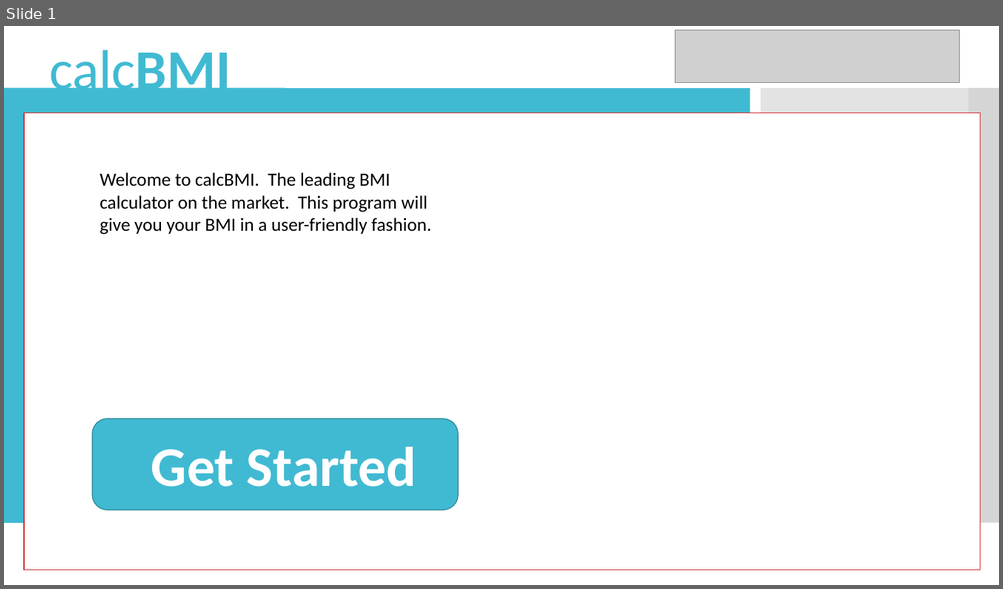
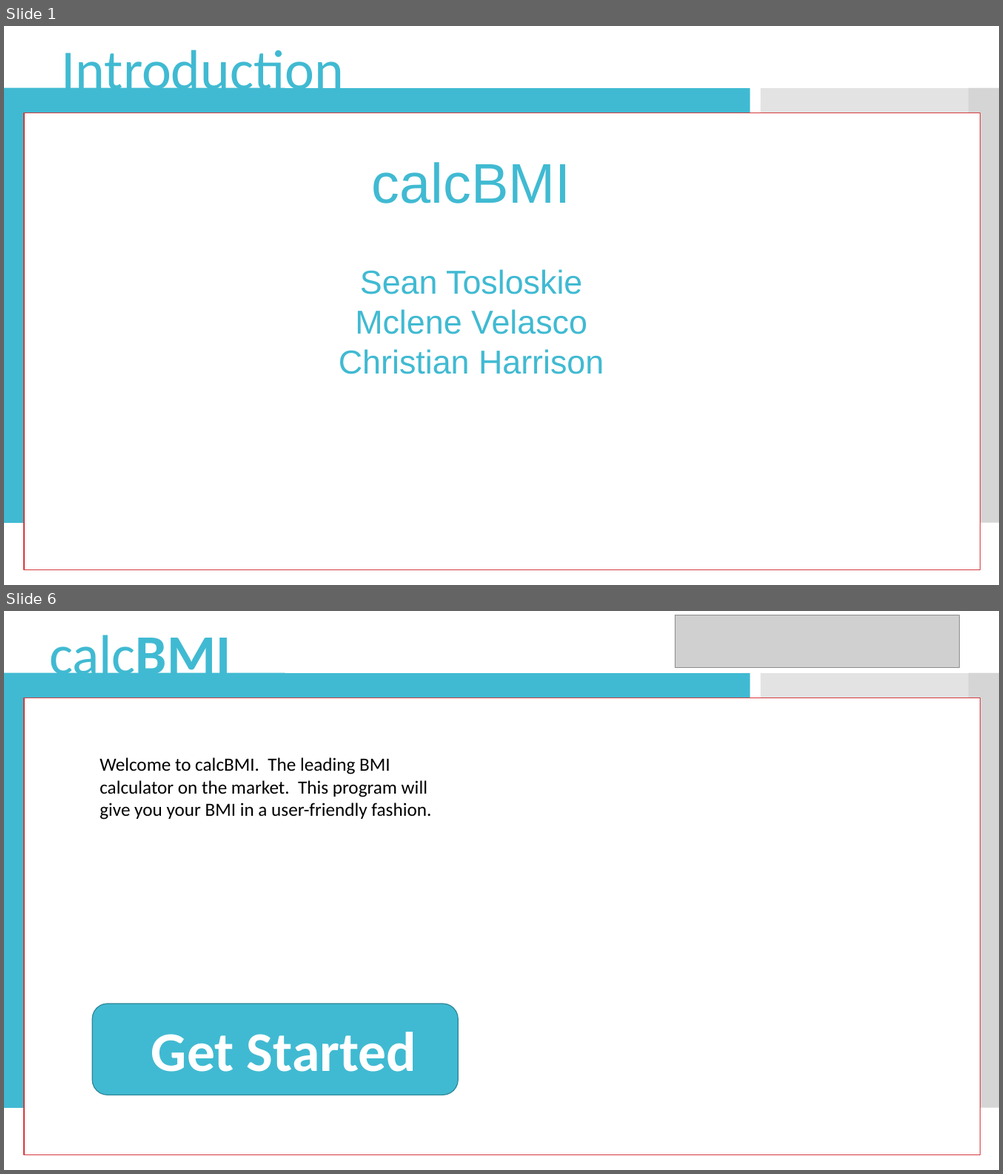
Before and after one commit to cookiedancer/calcBMI, a slide deck: Design.pptx. Shown one above the other, each under a label of ours: slide 1 before the commit, slides 1 and 6 after it; the slides between them are not shown. The pictures are 1003x589 and 1003x1174 pixels, drawn with LibreOffice and Linux fonts; fonts in the diff are those of the drawing; grey boxes stand for pictures. Boxes give left, top, right and bottom in pixels: in the first picture for what was removed or moved away, otherwise in the second. Text is boxed around its words. In the diff, an @@ line names an element or a change of style, - is before the commit and + after.

```diff
--- a/Design.pptx
+++ b/Design.pptx
@@ slide 1 added at (4, 26, 999, 585), background #FFFFFF; not listed: 4 template elements that a slide beside it also shows @@
@@ text added at (62, 50, 344, 102), 54 pt, text #40BAD2 @@
+Introduction
@@ rectangle added at (24, 113, 981, 571), fill #FFFFFF, outline #D5393D 0.85 pt @@
@@ text added at (372, 162, 571, 204), 54 pt, text #40BAD2 @@
+calcBMI
@@ text added at (338, 269, 603, 375), 32 pt, text #40BAD2 @@
+Sean Tosloskie
+Mclene Velasco
+Christian Harrison
@@ what was slide 1 is now slide 6 @@
```
Also in this commit, not shown: 4 other slides added.
